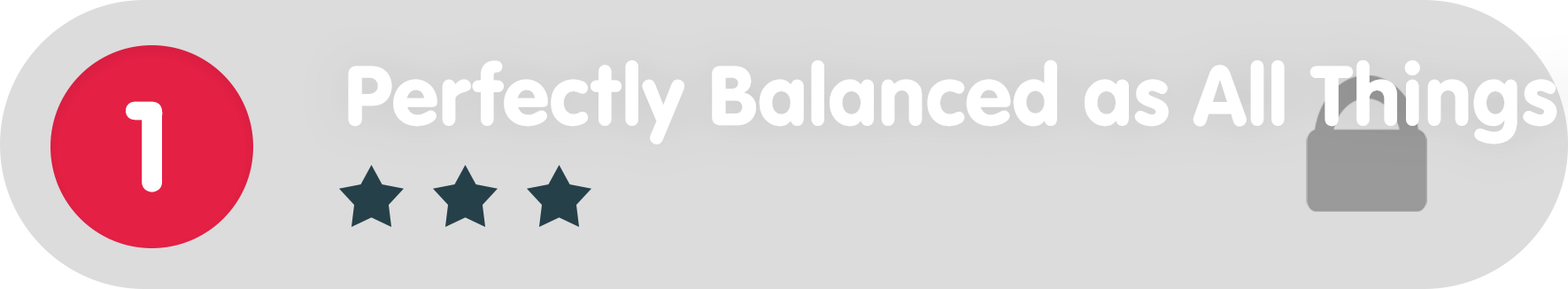
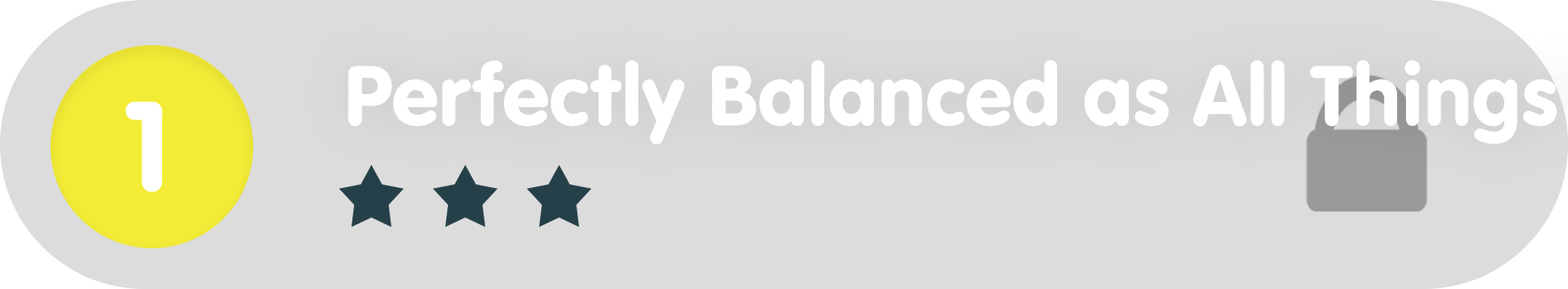
Layered file, before and after one edit (1568 × 289). Changes by layer:
painted on "Ellipse_green" over [50, 45, 254, 248]
